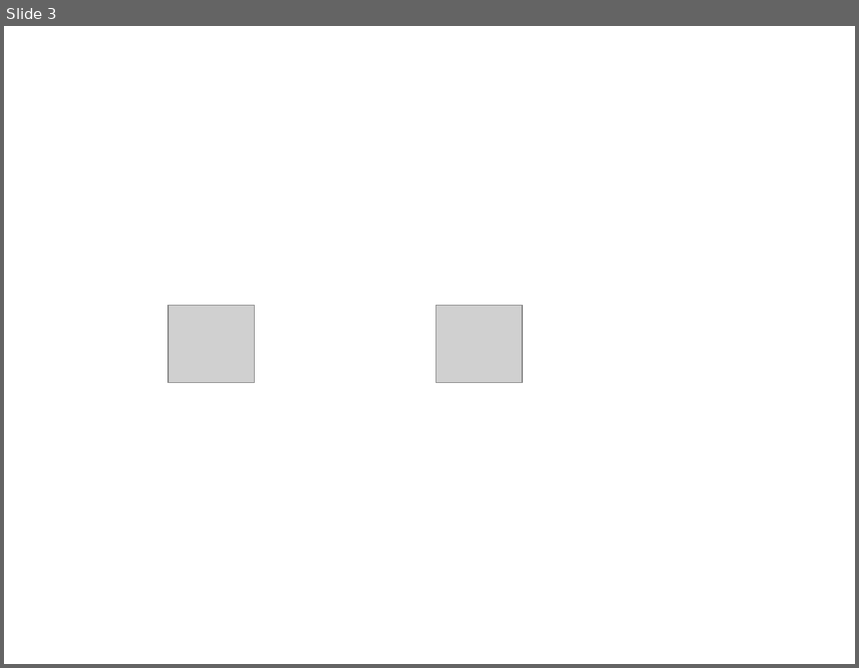
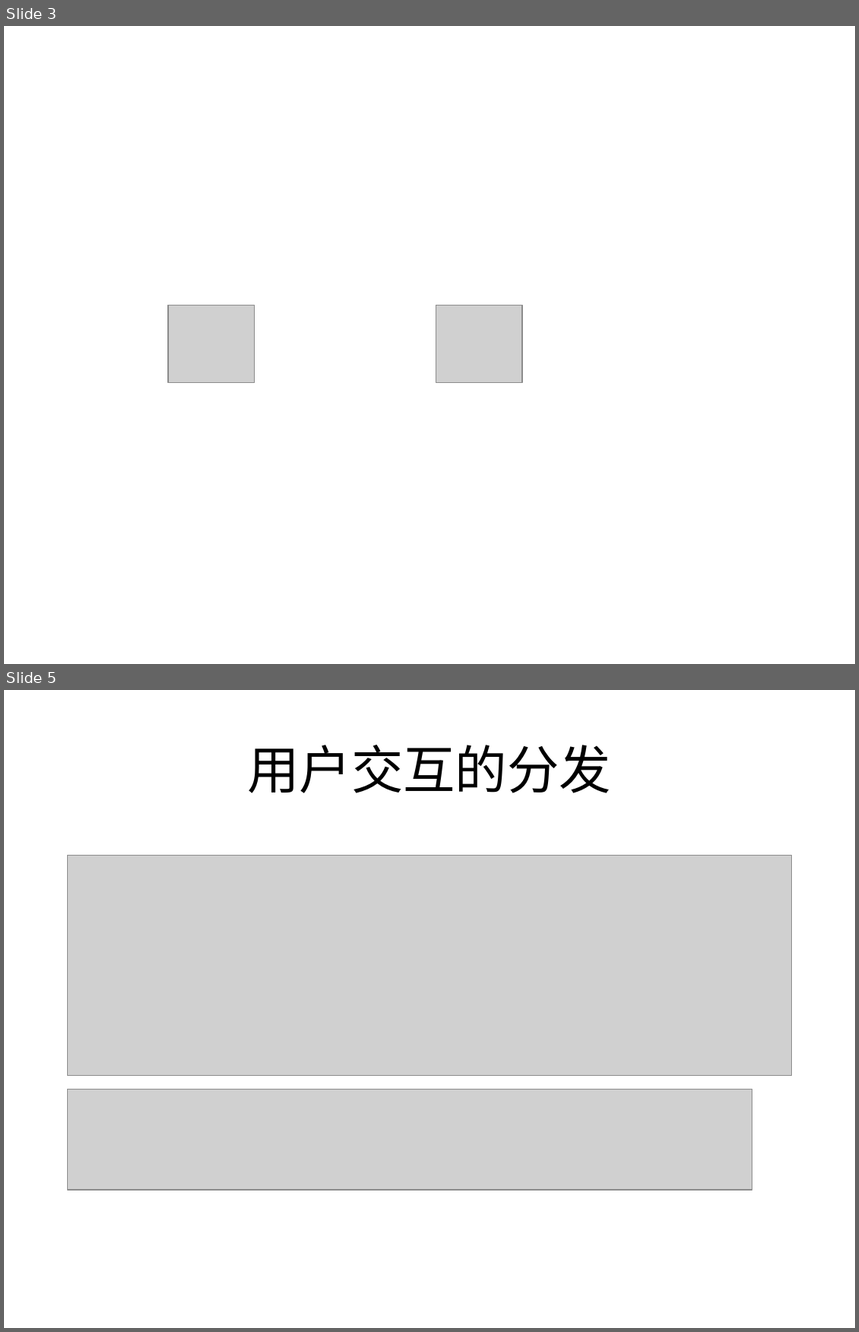
Before and after one commit to batstying/UseDebugger, a slide deck: 文档/调试器.ppt. Shown one above the other, each under a label of ours: slide 3 before the commit, slides 3 and 5 after it; the slides between them are not shown. The pictures are 859x668 and 859x1332 pixels, drawn with LibreOffice and Linux fonts; fonts in the diff are those of the drawing; grey boxes stand for pictures. Boxes give left, top, right and bottom in pixels: in the first picture for what was removed or moved away, otherwise in the second. Text is boxed around its words. In the diff, an @@ line names an element or a change of style, - is before the commit and + after.

```diff
--- a/文档/调试器.ppt
+++ b/文档/调试器.ppt
@@ slide 5 added at [4, 690, 855, 1328], background #FFFFFF @@
@@ title added at [247, 745, 611, 793], 44 pt, text #000000 @@
+用户交互的分发
@@ picture added at [68, 855, 792, 1076] @@
@@ picture added at [68, 1089, 752, 1189] @@
```
Also in this commit, not shown: 3 other slides added, 34 other files.
